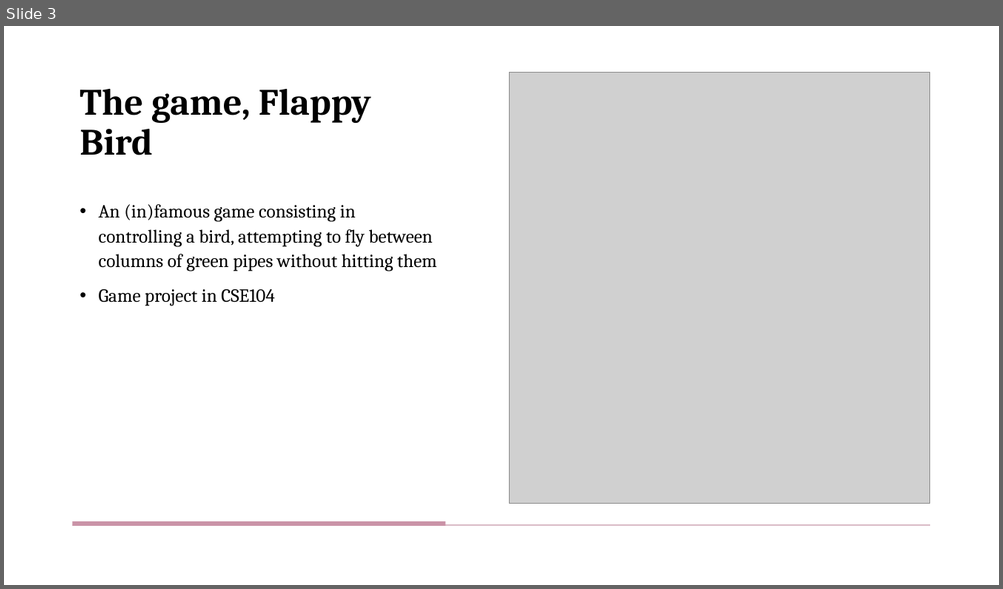
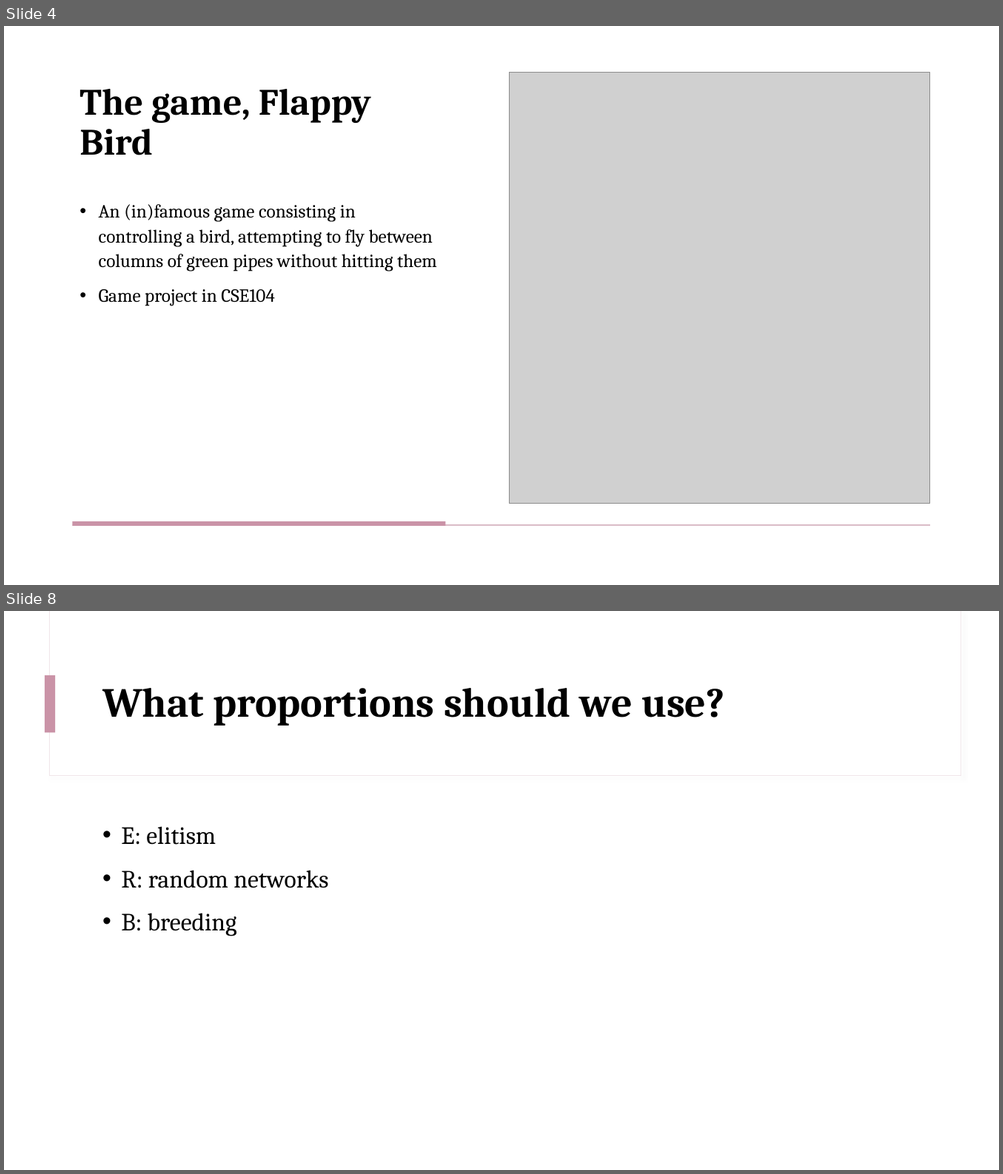
Before and after one commit to lucabonengel/FlappyProject, a slide deck: slides.pptx. Shown one above the other, each under a label of ours: slide 3 before the commit, slides 4 and 8 after it; the slides between them are not shown. The pictures are 1003x589 and 1003x1174 pixels, drawn with LibreOffice and Linux fonts; fonts in the diff are those of the drawing; grey boxes stand for pictures. Boxes give left, top, right and bottom in pixels: in the first picture for what was removed or moved away, otherwise in the second. Text is boxed around its words. In the diff, an @@ line names an element or a change of style, - is before the commit and + after.

```diff
--- a/slides.pptx
+++ b/slides.pptx
@@ slide 8 added at bbox=[4, 611, 999, 1170], background #FFFFFF; not listed: 2 template elements that a slide beside it also shows @@
@@ rectangle added at bbox=[45, 675, 56, 732], fill #CA93A7 @@
@@ title added at bbox=[102, 688, 725, 726], 40 pt, text #000000, bold @@
+What proportions should we use?
@@ text added at bbox=[121, 826, 328, 937], 24 pt, text #000000 @@
+• E: elitism
+• R: random networks
+• B: breeding
@@ what was slide 3 is now slide 4 @@
```
Also in this commit, not shown: 4 slides changed, 4 other slides added, 1 slide removed, 9 other files.
